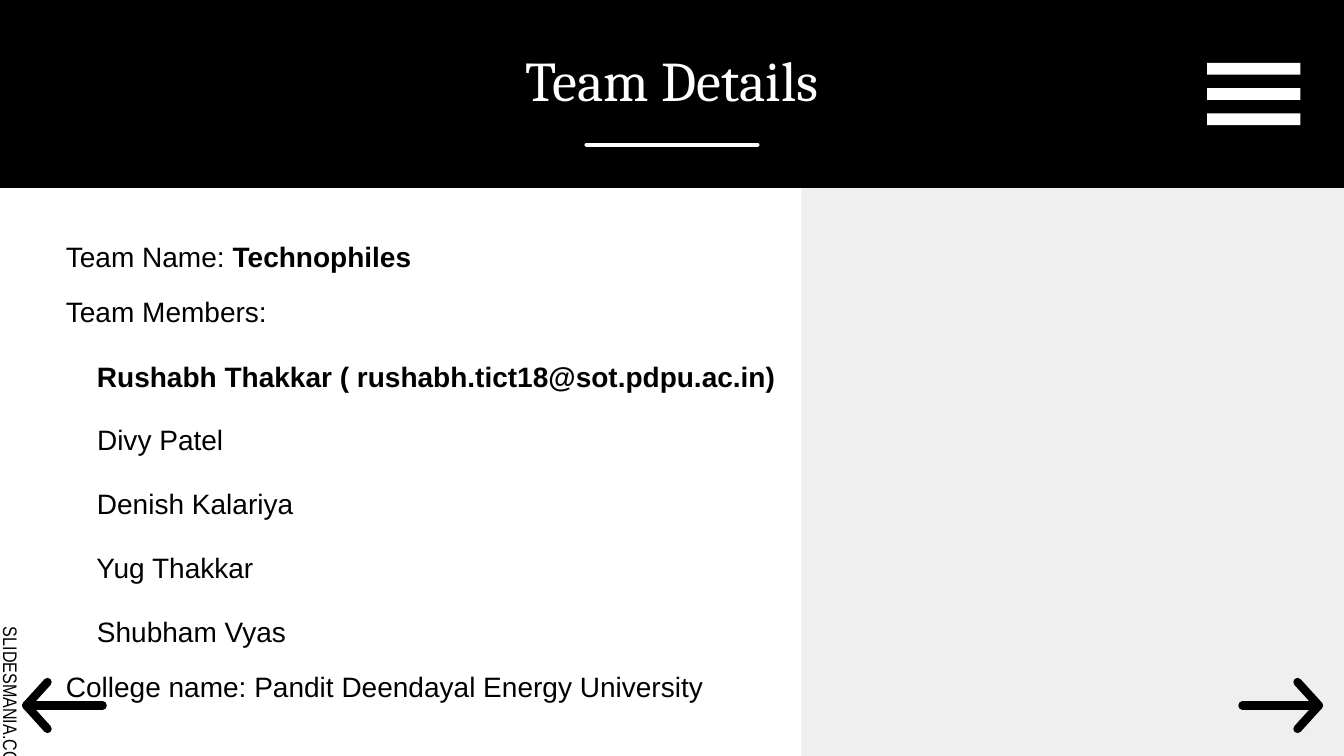
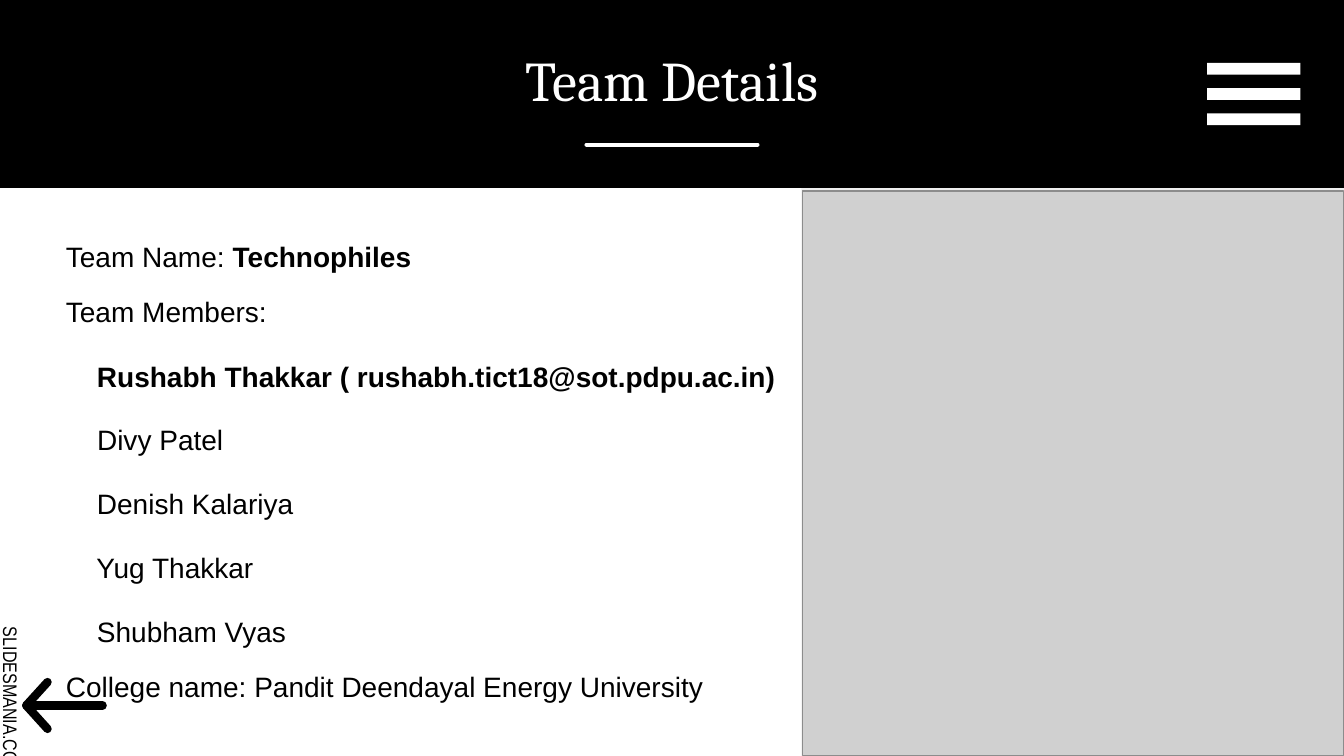
Before and after one commit to rushabh1605/Skin-Disease-Detection-Team-Technophile, a slide deck: slide 2 of Technophiles.pptx. Drawn at 1344x756 pixels with LibreOffice and Linux fonts; fonts in the diff are those of the drawing; grey boxes stand for pictures. Boxes give left, top, right and bottom in pixels: in the first picture for what was removed or moved away, otherwise in the second. Text is boxed around its words. In the diff, an @@ line names an element or a change of style, - is before the commit and + after.

```diff
--- a/Technophiles.pptx
+++ b/Technophiles.pptx
@@ picture added at [803,192,1344,756] @@
@@ line removed from (1298, 683) to (1319, 706) @@
@@ line removed from (1243, 706) to (1315, 706) @@
@@ line removed from (1298, 729) to (1319, 706) @@
```
Also in this commit, not shown: 5 other slides changed.
